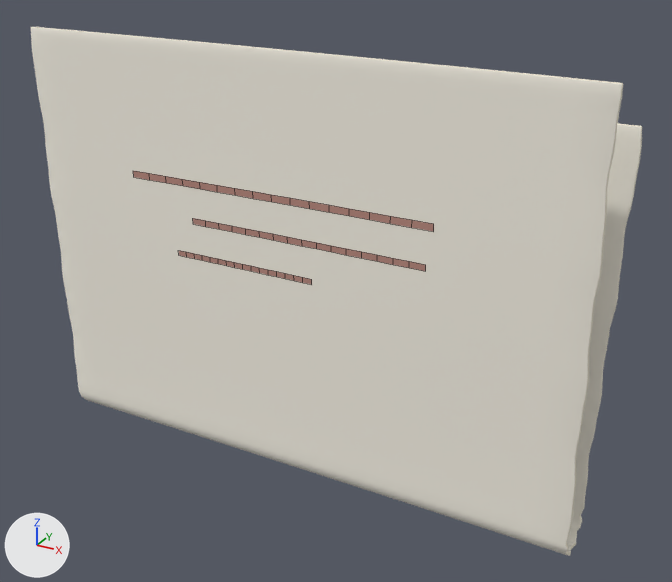
Before and after pictures for a commit that changed the Blender file design/blender/fortune-note.blend.
Before and after are seen from a camera (50 mm lens) standing at (0.628, -1.038, 0.505) and looking at (0.049, 0.015, -0.021). Every picture has the same lights, and +X, +Y and +Z are marked at lower left. The picture after the commit comes second. Mesh edges are drawn as thin lines on the coarser meshes.

Objects in the first picture: 'FortuneSlip_Ink_01', 'FortuneSlip_Ink_02', 'FortuneSlip_Paper' and 1 more.
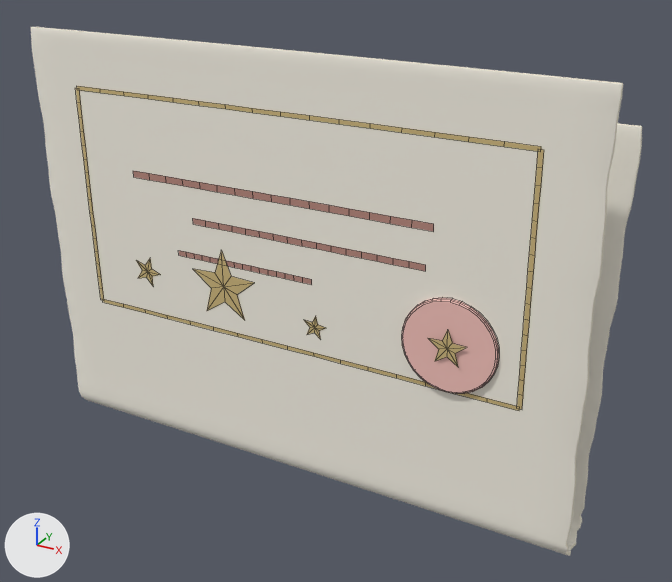
The newer file is also turned or shifted as a whole; pictures and numbers use the older file's frame.

The edits, one by one:
Material 'fortune_gold_foil' (mat_fortune_gold_foil) is new.
Its base color is (0.843, 0.651, 0.294) (yellow #edd394).
Its metallic is 0.34.
Its roughness is 0.38.
Its specular ior level is 0.22.
Material 'fortune_coral_seal' (mat_fortune_coral_seal) is new.
Its base color is (0.941, 0.561, 0.514) (pink #f8c5be).
Its roughness is 0.52.
Its specular ior level is 0.22.
Mesh me_fortuneslip_sealstarmesh is new.
It has 11 vertices, 10 faces and spans x 0.2184..0.2716, y -0.0471..-0.0457, z -0.0188..0.0319.
It uses material mat_fortune_gold_foil (yellow #edd394).
Mesh me_cylinder is new.
It has 192 vertices, 162 faces and spans x 0.179..0.311, y -0.0429..-0.0339, z -0.0621..0.0699.
It uses material mat_fortune_coral_seal (pink #f8c5be).
Mesh me_fortuneslip_tinystar02mesh is new.
It has 11 vertices, 10 faces and spans x 0.0277..0.0636, y -0.0354..-0.0347, z -0.0347..0.0008.
It uses material mat_fortune_gold_foil (yellow #edd394).
Mesh me_fortuneslip_tinystarmesh is new.
It has 11 vertices, 10 faces and spans x -0.2642..-0.219, y -0.036..-0.0351, z -0.0159..0.0317.
It uses material mat_fortune_gold_foil (yellow #edd394).
Mesh me_fortuneslip_mainstarmesh is new.
It has 11 vertices, 10 faces and spans x -0.1592..-0.0508, y -0.0361..-0.0343, z -0.0342..0.0689.
It uses material mat_fortune_gold_foil (yellow #edd394).
Mesh me_fortuneslip_goldrightmesh is new.
It has 34 vertices, 16 faces and spans x 0.338..0.346, y -0.045..-0.037, z -0.061..0.274.
It uses material mat_fortune_gold_foil (yellow #edd394).
Mesh me_fortuneslip_goldleftmesh is new.
It has 34 vertices, 16 faces and spans x -0.346..-0.338, y -0.039..-0.035, z -0.061..0.274.
It uses material mat_fortune_gold_foil (yellow #edd394).
Mesh me_fortuneslip_goldbottommesh is new.
It has 34 vertices, 16 faces and spans x -0.342..0.342, y -0.037..-0.033, z -0.064..-0.058.
It uses material mat_fortune_gold_foil (yellow #edd394).
Mesh me_fortuneslip_goldtopmesh is new.
It has 34 vertices, 16 faces and spans x -0.342..0.342, y -0.044..-0.037, z 0.271..0.277.
It uses material mat_fortune_gold_foil (yellow #edd394).
Object 'FortuneSlip_SealStar' (ob_fortuneslip_sealstar) is new; it shows me_fortuneslip_sealstarmesh.
Its location is (0.0, -0.004, -0.038).
Object 'FortuneSlip_CoralSeal' (ob_fortuneslip_coralseal) is new; it shows me_cylinder.
Its location is (0.0, -0.004, -0.038).
Object 'FortuneSlip_TinyStar02' (ob_fortuneslip_tinystar02) is new; it shows me_fortuneslip_tinystar02mesh.
Its location is (0.0, -0.004, -0.038).
Object 'FortuneSlip_TinyStar' (ob_fortuneslip_tinystar) is new; it shows me_fortuneslip_tinystarmesh.
Its location is (0.0, -0.004, -0.038).
Object 'FortuneSlip_MainStar' (ob_fortuneslip_mainstar) is new; it shows me_fortuneslip_mainstarmesh.
Its location is (0.0, -0.004, -0.038).
Object 'FortuneSlip_GoldRight' (ob_fortuneslip_goldright) is new; it shows me_fortuneslip_goldrightmesh.
Its location is (0.0, -0.004, -0.038).
Object 'FortuneSlip_GoldLeft' (ob_fortuneslip_goldleft) is new; it shows me_fortuneslip_goldleftmesh.
Its location is (0.0, -0.004, -0.038).
Object 'FortuneSlip_GoldBottom' (ob_fortuneslip_goldbottom) is new; it shows me_fortuneslip_goldbottommesh.
Its location is (0.0, -0.004, -0.038).
Object 'FortuneSlip_GoldTop' (ob_fortuneslip_goldtop) is new; it shows me_fortuneslip_goldtopmesh.
Its location is (0.0, -0.004, -0.038).

Where the change shows, as pixel boxes (x1, y1, x2, y2) in the pictures (672 x 582 px):
'FortuneSlip_CoralSeal', added (pink)
    after: (402, 298, 499, 394)
'FortuneSlip_GoldTop', added
    after: (77, 86, 541, 151)
'FortuneSlip_GoldRight', added (yellow)
    after: (517, 149, 544, 409)
'FortuneSlip_MainStar', added (yellow)
    after: (193, 250, 254, 320)
'FortuneSlip_GoldBottom', added
    after: (102, 299, 519, 411)
'FortuneSlip_GoldLeft', added
    after: (75, 88, 104, 300)
'FortuneSlip_SealStar', added (yellow)
    after: (428, 330, 467, 367)
'FortuneSlip_TinyStar', added
    after: (136, 259, 161, 286)
'FortuneSlip_TinyStar02', added
    after: (304, 316, 325, 340)
